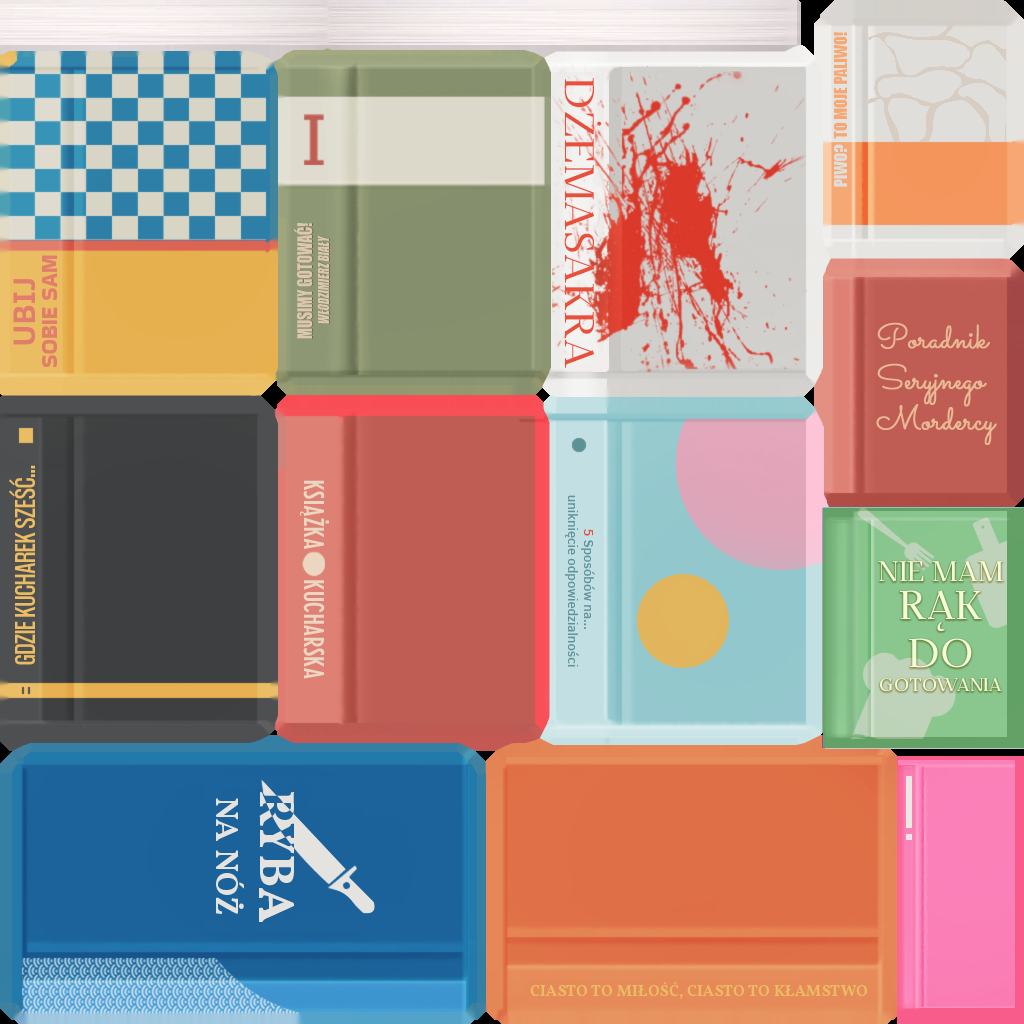
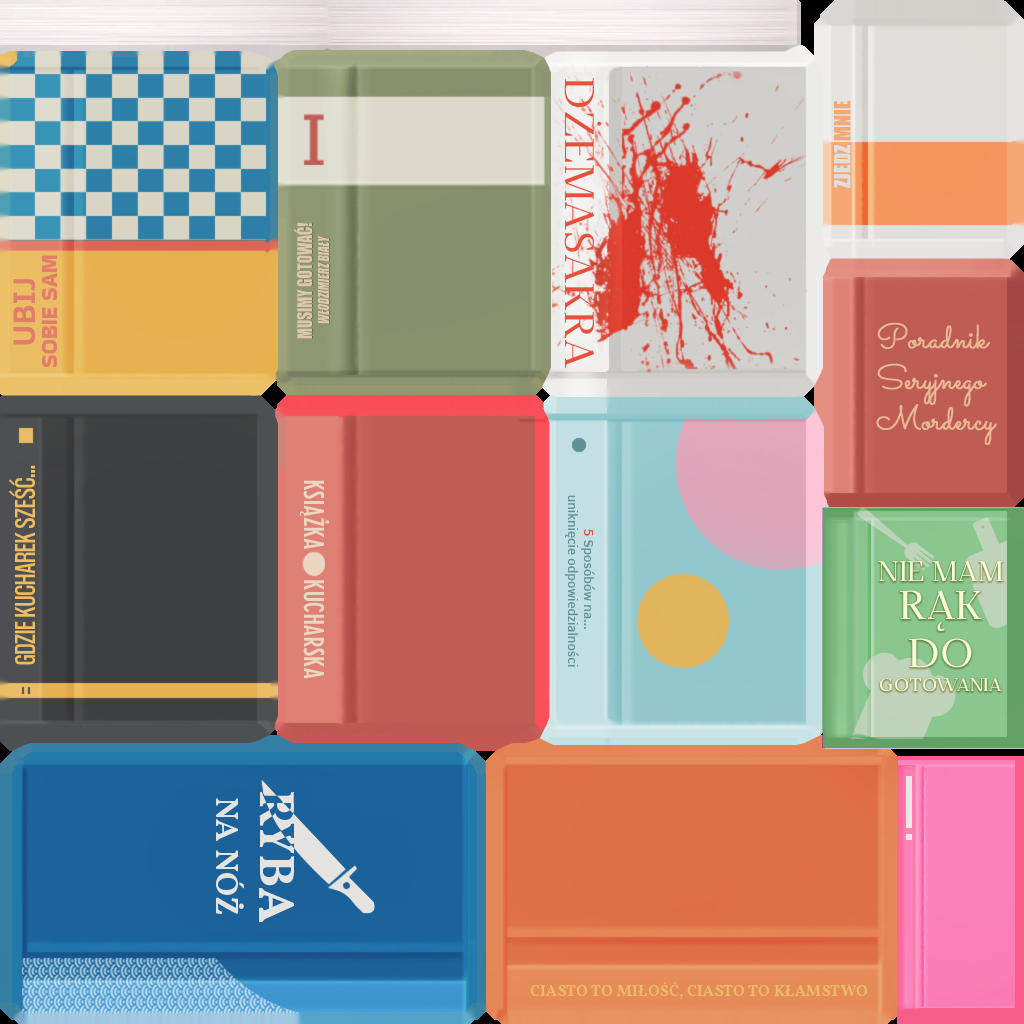
Layers edited between the first and the second 1024 x 1024 image:
hid "TO MOJE PALIWO!" over [834,32,847,139]
hid "PIWO?" over [834,144,847,187]
added layer "ZJEDZ MNIE" above "DŻEMASAKRA" over [834,101,851,188]
removed layer "Layer 2" over [868,19,1006,142]
